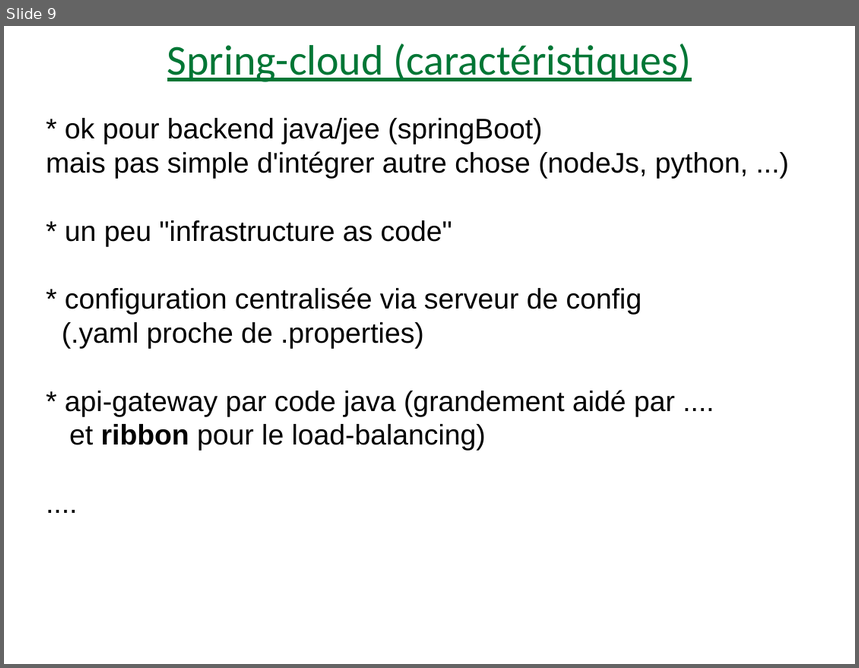
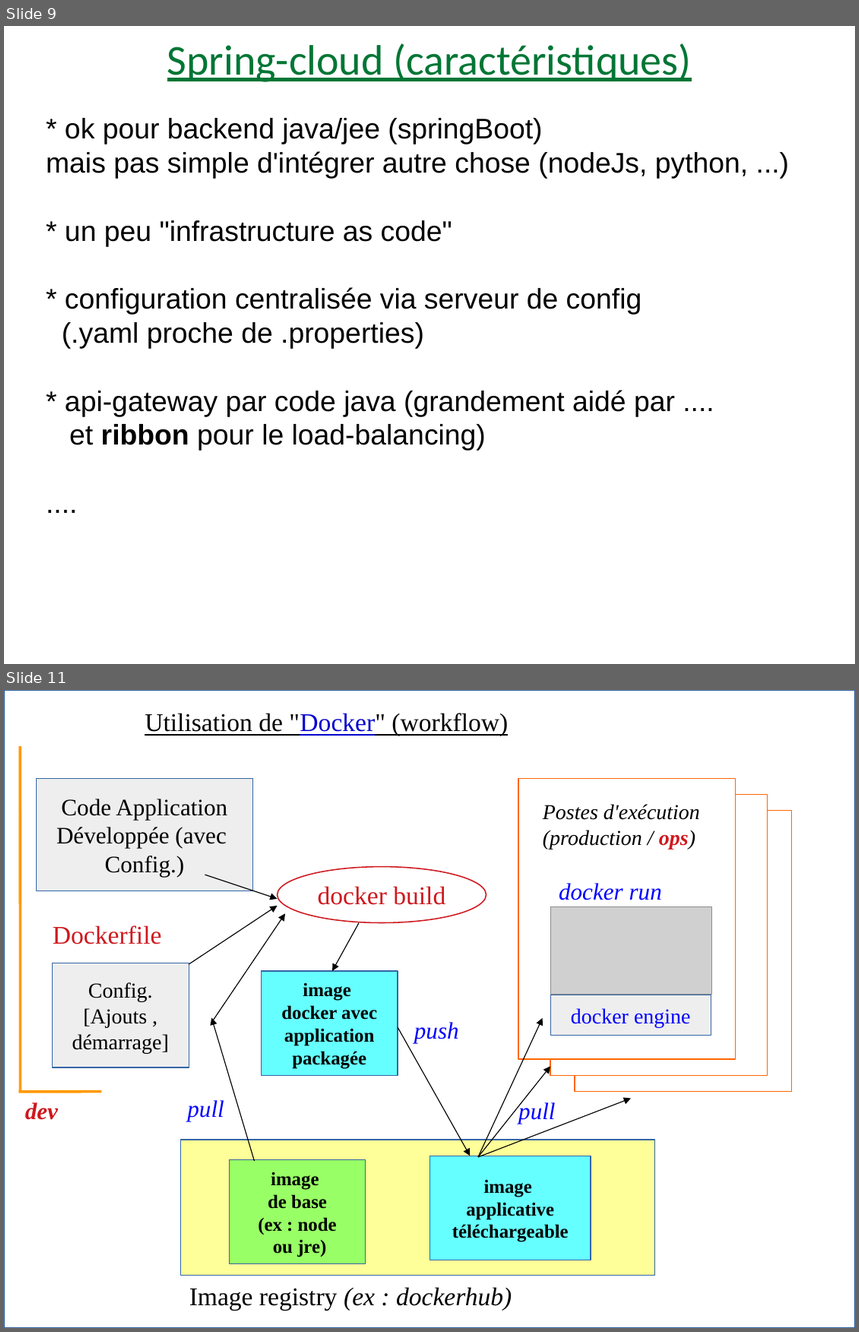
Before and after one commit to didier-tp/afc2021, a slide deck: docs/infrastructures_cloud_et_microservices.pptx. Shown one above the other, each under a label of ours: slide 9 before the commit, slides 9 and 11 after it; the slides between them are not shown. The pictures are 859x668 and 859x1332 pixels, drawn with LibreOffice and Linux fonts; fonts in the diff are those of the drawing; grey boxes stand for pictures. Boxes give left, top, right and bottom in pixels: in the first picture for what was removed or moved away, otherwise in the second. Text is boxed around its words. In the diff, an @@ line names an element or a change of style, - is before the commit and + after.

```diff
--- a/docs/infrastructures_cloud_et_microservices.pptx
+++ b/docs/infrastructures_cloud_et_microservices.pptx
@@ slide 11 added at [4,690,855,1328], background #FFFFFF @@
@@ rectangle added at [4,690,855,1328], outline #3465A4 0.74 pt @@
@@ free added at [137,702,636,751], 21.6 pt, text #000000, underline @@
+Utilisation de "Docker" (workflow)
@@ line added from (20, 746) to (20, 1092), #FF9900 2.3 pt @@
@@ rectangle added at [37,778,253,891], fill #EEEEEE, outline #3465A4 0.74 pt, 20 pt, text #000000 @@
+Code Application
+Développée (avec
+Config.)
@@ rectangle added at [518,778,735,1059], fill #FFFFFF, outline #FF6600 0.99 pt @@
@@ free added at [534,795,743,863], 18 pt, text #000000, italic @@
+Postes d'exécution
+(production / ops)
@@ rectangle added at [550,795,768,1075], fill #FFFFFF, outline #FF6600 0.99 pt @@
@@ rectangle added at [574,811,791,1092], fill #FFFFFF, outline #FF6600 0.99 pt @@
@@ ellipse added at [278,867,486,923], outline #CE181E 0.99 pt, 21.6 pt, text #CE181E @@
+docker build
@@ arrow added from (205, 875) to (278, 898), #000000 0.74 pt @@
@@ free added at [550,873,703,916], 20 pt, text #0000FF, italic @@
+docker run
@@ free added at [44,915,210,964], 21.6 pt, text #CE181E @@
+Dockerfile
@@ arrow added from (189, 964) to (278, 906), #000000 0.74 pt @@
@@ arrow added from (212, 1021) to (285, 914), #000000 0.74 pt @@
@@ picture added at [550,907,712,995] @@
@@ arrow added from (359, 923) to (332, 971), #000000 0.74 pt @@
@@ rectangle added at [53,964,189,1068], fill #EEEEEE, outline #3465A4 0.74 pt, 18 pt, text #000000 @@
+Config.
+[Ajouts ,
+démarrage]
@@ rectangle added at [261,971,397,1075], fill #66FFFF, outline #3465A4 0.74 pt, 16 pt, text #000000, bold @@
+image
+docker avec
+application
+packagée
@@ rectangle added at [550,996,712,1036], fill #EEEEEE, outline #3465A4 0.74 pt, 18 pt, text #0000FF @@
+docker engine
@@ arrow added from (254, 1161) to (211, 1018), #000000 0.74 pt @@
@@ arrow added from (398, 1028) to (471, 1157), #000000 0.74 pt @@
@@ free added at [406,1011,480,1054], 20 pt, text #0000FF, italic @@
+push
@@ arrow added from (478, 1157) to (543, 1018), #000000 0.74 pt @@
@@ arrow added from (478, 1157) to (550, 1066), #000000 0.74 pt @@
@@ free added at [17,1092,76,1135], 20 pt, text #CE181E, bold, italic @@
+dev
@@ line added from (102, 1092) to (18, 1092), #FF9900 2.3 pt @@
@@ free added at [180,1089,253,1132], 20 pt, text #0000FF, italic @@
+pull
@@ arrow added from (478, 1157) to (631, 1099), #000000 0.74 pt @@
@@ free added at [510,1092,585,1135], 20 pt, text #0000FF, italic @@
+pull
@@ rectangle added at [181,1140,655,1277], fill #FFFF99, outline #3465A4 0.74 pt @@
@@ rectangle added at [229,1160,366,1265], fill #99FF66, outline #3465A4 0.74 pt, 16 pt, text #000000, bold @@
+image
+de base
+(ex : node
+ou jre)
@@ rectangle added at [430,1157,591,1262], fill #66FFFF, outline #3465A4 0.74 pt, 16 pt, text #000000, bold @@
+image
+applicative
+téléchargeable
@@ free added at [181,1276,633,1324], 21.6 pt, text #000000, italic @@
+Image registry (ex : dockerhub)
```
Also in this commit, not shown: 5 slides changed, 1 other slide added, 6 other files.
